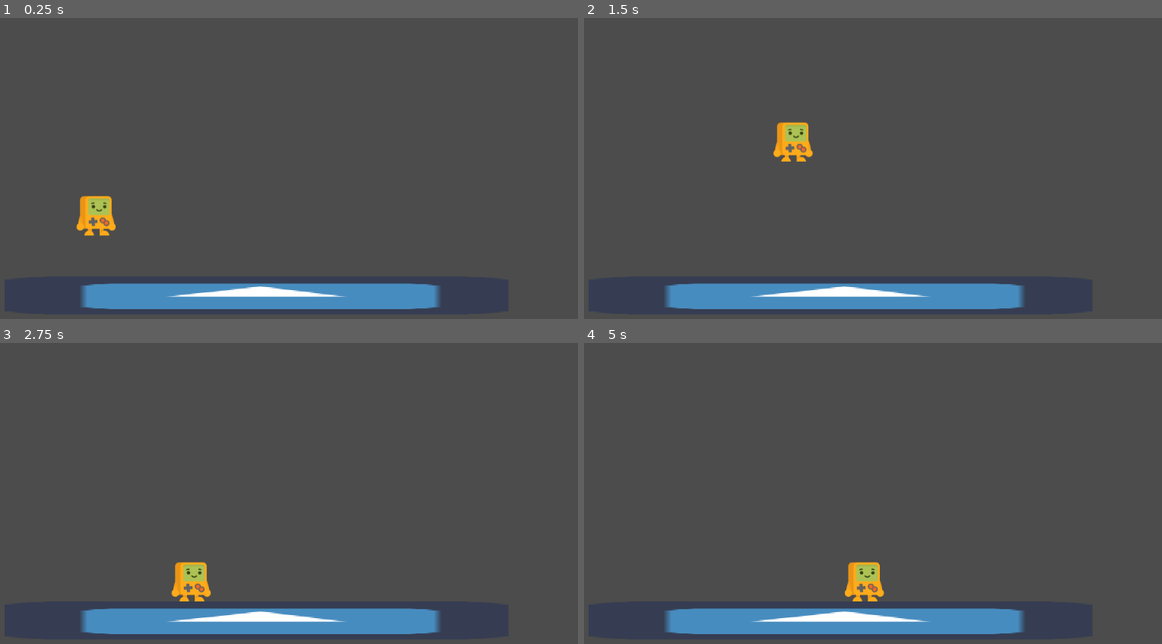
Above: before the commit, frames 1-4 (two rows, left to right).
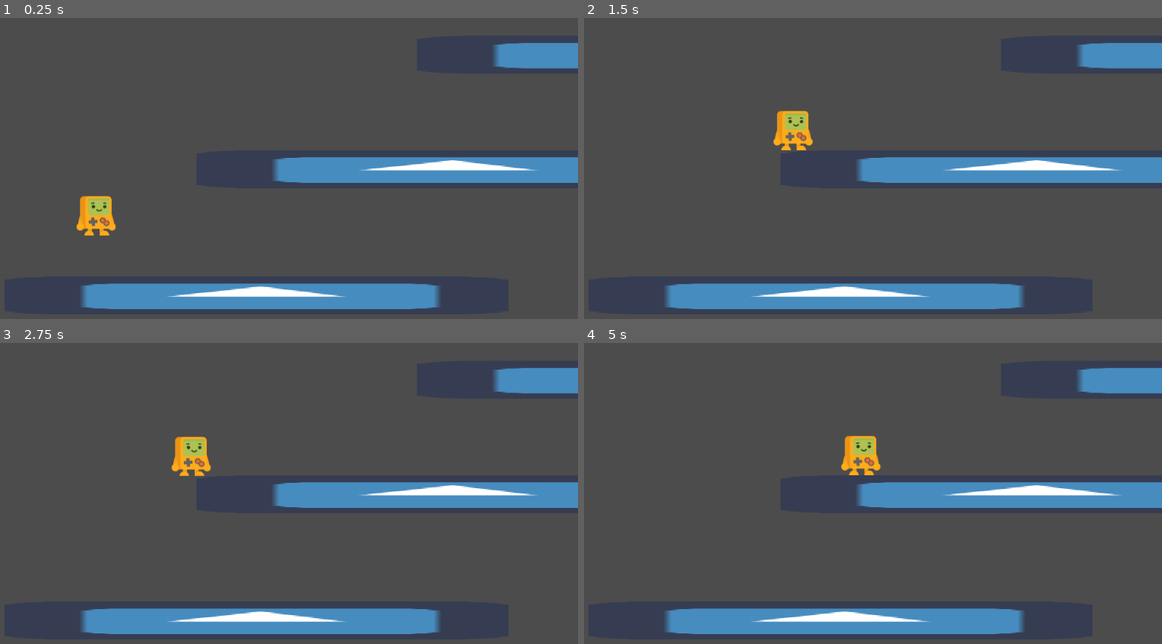
Above: after the commit, the same moments.

Repository: noantiq/Tutorial-Project
Game: Godot game, scene res://Level2.tscn
Two runs of this game, one before a commit and one after it. Both use one fixed random seed, a clock stepped at 60 frames per second and the inputs below. The project has no main scene, so this scene is started directly. The engine's default icon, where the game draws it, is replaced by a stand-in: a white triangle on a blue panel in a dark square.
Inputs:
- Up to frame 1 (0.25 s): no input
- Up to frame 2 (1.5 s): hold D (right) from 0.53 s (still down); tap Space (jump) at 0.77 s
- Up to frame 3 (2.75 s): tap Space (jump) at 1.52 s; release D (right) at 2.03 s; hold A (left) from 2.03 s (still down)
- Up to frame 4 (5 s): release A (left) at 2.78 s; hold D (right) 2.78-4.28 s; tap Space (jump) at 3.02, 3.77, 4.52 s; hold A (left) from 4.28 s (still down)

The runs differ from the first frame. In frame 1, 5.7% of the frame differs, in the area x 47-100%, y 8-55%; in frame 2, 6.5%; in frame 3, 7.1%; in frame 4, 7.1%, in the area x 44-100%, y 8-86%.

Commit message:
add some platforms to jump on in the second scene

Diff:
--- a/Level2.tscn
+++ b/Level2.tscn
@@ -21,5 +21,31 @@
 [node name="CollisionShape2D" type="CollisionShape2D" parent="Floor"]
 shape = SubResource( 1 )
 
+[node name="Floor2" type="StaticBody2D" parent="."]
+position = Vector2( 1177, 62 )
+__meta__ = {
+"_edit_group_": true
+}
+
+[node name="Sprite" type="Sprite" parent="Floor2"]
+scale = Vector2( 13.25, 1 )
+texture = ExtResource( 1 )
+
+[node name="CollisionShape2D" type="CollisionShape2D" parent="Floor2"]
+shape = SubResource( 1 )
+
+[node name="Floor3" type="StaticBody2D" parent="."]
+position = Vector2( 806, 255 )
+__meta__ = {
+"_edit_group_": true
+}
+
+[node name="Sprite" type="Sprite" parent="Floor3"]
+scale = Vector2( 13.25, 1 )
+texture = ExtResource( 1 )
+
+[node name="CollisionShape2D" type="CollisionShape2D" parent="Floor3"]
+shape = SubResource( 1 )
+
 [node name="Character" parent="." instance=ExtResource( 2 )]
 position = Vector2( 213, 266 )
